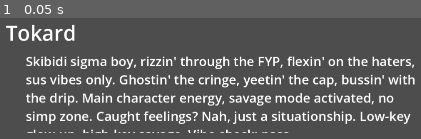
Above: before the commit, frame 1.
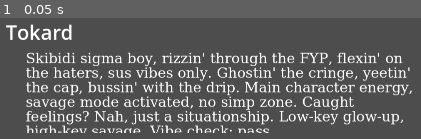
Above: after the commit, the same moment.

Repository: TokardDev/MVNgine
Game: Godot game, scene res://engine/main.tscn
Same seed, same stepped clock (60 frames per second), same inputs: the game is played once before the commit and once after it.
Inputs:
- Up to frame 1 (0.05 s): no input

The runs differ from the first frame. In frame 1, 26% of the frame differs, in the area x 1-99%, y 4-96%.

Commit message:
added window flexibility

Diff:
--- a/engine/main.tscn
+++ b/engine/main.tscn
@@ -1,7 +1,22 @@
-[gd_scene load_steps=3 format=3 uid="uid://bab0lks7jxo51"]
+[gd_scene load_steps=6 format=3 uid="uid://bab0lks7jxo51"]
+
+[ext_resource type="Script" path="res://engine/main_text.gd" id="1_r5024"]
+[ext_resource type="Script" path="res://engine/name.gd" id="2_8pi5w"]
+
+[sub_resource type="FontFile" id="FontFile_62qua"]
+cache/0/31/0/ascent = 0.0
+cache/0/31/0/descent = 0.0
+cache/0/31/0/underline_position = 0.0
+cache/0/31/0/underline_thickness = 0.0
+cache/0/31/0/scale = 1.0
+cache/0/16/0/ascent = 0.0
+cache/0/16/0/descent = 0.0
+cache/0/16/0/underline_position = 0.0
+cache/0/16/0/underline_thickness = 0.0
+cache/0/16/0/scale = 1.0
 
 [sub_resource type="Theme" id="Theme_7baes"]
-default_font_size = 31
+default_font = SubResource("FontFile_62qua")
 
 [sub_resource type="Theme" id="Theme_kfdt7"]
 default_font_size = 50
@@ -30,6 +45,7 @@
 theme = SubResource("Theme_7baes")
 text = "Skibidi sigma boy, rizzin' through the FYP, flexin' on the haters, sus vibes only. Ghostin' the cringe, yeetin' …(190 unchanged characters)…
 scroll_active = false
+script = ExtResource("1_r5024")
 
 [node name="Name" type="RichTextLabel" parent="UI/textbox"]
 layout_mode = 1
@@ -42,6 +58,7 @@
 theme = SubResource("Theme_kfdt7")
 text = "Tokard"
 scroll_active = false
+script = ExtResource("2_8pi5w")
 
 [node name="Background" type="ParallaxBackground" parent="."]
 
--- /dev/null
+++ b/engine/main_text.gd
@@ -0,0 +1,15 @@
+extends RichTextLabel
+
+func _ready():
+	resize_text()
+	get_viewport().connect("size_changed", Callable(self, "_on_viewport_resized"))
+
+func resize_text() -> void:
+	var desired_lines = 4
+	var available_height = size.y
+	var font_size = (available_height/desired_lines)*0.7
+	add_theme_font_size_override("normal_font_size", font_size)
+
+
+func _on_viewport_resized():
+	resize_text()
--- /dev/null
+++ b/engine/name.gd
@@ -0,0 +1,11 @@
+extends RichTextLabel
+
+func _ready():
+	resize_text()
+	get_viewport().connect("size_changed", Callable(self, "_on_viewport_resized"))
+
+func resize_text() -> void:
+	add_theme_font_size_override("normal_font_size", size.y*0.75)
+
+func _on_viewport_resized():
+	resize_text()
